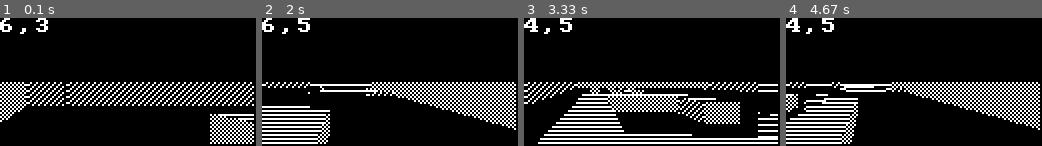
Above: before the commit, frames 1-4 (left to right).
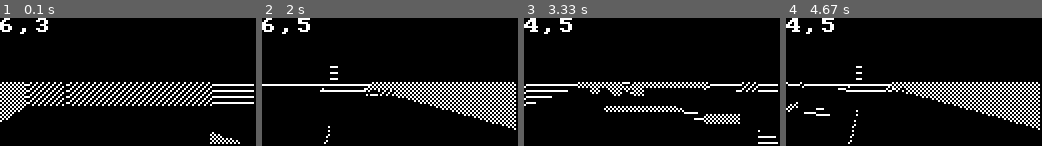
Above: after the commit, the same moments.

Repository: indigoparadox/mood
Game: pygame game, started from mood.py
Same seed, same stepped clock (60 frames per second), same inputs: the game is played once before the commit and once after it. The source is Python 2; it was converted automatically to run under Python 3.
Inputs:
- Up to frame 1 (0.1 s): no input
- Up to frame 2 (2 s): hold Right 0.33-0.8 s; hold Up 0.83-1.13 s; hold Right 1.17-1.63 s; hold Left from 1.67 s (still down)
- Up to frame 3 (3.33 s): release Left at 2.2 s; hold Left 2.23-2.63 s; hold Up 2.67-3.03 s; hold Right from 3.07 s (still down)
- Up to frame 4 (4.67 s): release Right at 3.7 s; hold Left 3.73-4.2 s; hold Right from 4.23 s (still down)

The runs differ from the first frame. In frame 1, 3.1% of the frame differs, in the area x 82-100%, y 50-99%; in frame 2, 4.8%; in frame 3, 12%, in the area x 0-100%, y 50-99%; in frame 4, 5.4%.

Commit message:
Added tileset.

Diff:
--- a/gridmap.py
+++ b/gridmap.py
@@ -26,13 +26,14 @@
 
 class GridRay( object ):
 
-   def __init__( self, x, pos, facing, plane, screen_sz ):
+   def __init__( self, gmap, x, pos, facing, plane, screen_sz ):
       # x-coordinate in camera space
       cam_x = 2.0 * x / float( screen_sz[Y] ) - 1
       self.dir = (float( facing[X] ) + float( plane[X] ) * float( cam_x ),
          float( facing[Y] ) + float( plane[Y] ) * float( cam_x ))
 
-      self.last_tile = 0
+      self.gmap = gmap
+      self.last_tile = gmap.tiles[0]
       self._last_wall_height = 0
 
       # which box of the map we're in
@@ -64,7 +65,7 @@
 
       self.step = (step_x, step_y)
 
-   def cast( self, gmap, pos, screen_sz, zbuffer ):
+   def cast( self, pos, screen_sz, zbuffer ):
 
       # Move the ray one step forward.
       side = GridWall.SIDE_NS
@@ -76,22 +77,27 @@
          self.map_y += self.step[Y]
          side = GridWall.SIDE_EW
 
+      tile = self.gmap.tile( self.map_x, self.map_y )
+
       # Check if ray has hit a wall.
-      if gmap.tile( self.map_x, self.map_y ) == self.last_tile:
-         # Nope!
+      try:
+         if tile['id'] == self.last_tile['id']:
+            # Nope!
+            return None
+      except TypeError:
          return None
 
-      wall = GridWall( side, gmap.grid[self.map_x][self.map_y] )
+      wall = GridWall( side, tile )
 
-      if 0 < self.last_tile and 0 == gmap.tile( self.map_x, self.map_y ):
+      if not tile['pass'] and 0 == tile['id']:
          # This must be a back wall, since we're going to 0.
          wall.face = GridWall.FACE_BACK
          wall.height = self._last_wall_height
       else:
-         wall.height = 1.0 / float( gmap.tile( self.map_x, self.map_y ) )
+         wall.height = tile['height']
          self._last_wall_height = wall.height
 
-      self.last_tile = gmap.tile( self.map_x, self.map_y )
+      self.last_tile = tile
 
       # Calculate distance projected on camera direction
       # (Euclidean distance will give fisheye effect!)
@@ -126,19 +132,20 @@
 
 class GridMap( object ):
 
-   def __init__( self, grid ):
+   def __init__( self, grid, tiles ):
       self.grid = grid
+      self.tiles = tiles
 
    def tile( self, x, y ):
-      out = 0
+      out = self.tiles[0]
       try:
-         out = self.grid[x][y]
+         out = self.tiles[self.grid[x][y]]
       except IndexError:
          pass
       return out
 
    def collides( self, pos ):
-      if self.tile( pos[X], pos[Y] ) == 0:
+      if self.tile( pos[X], pos[Y] )['pass']:
          return False
       else:
          return True
--- a/maps.py
+++ b/maps.py
@@ -1,3 +1,12 @@
+
+DefaultMapTiles = [
+   {'id': 0, 'height': 0.0, 'chip': 0, 'pass': True,  'color': (  0, 0, 0)},
+   {'id': 1, 'height': 1.0, 'chip': 1, 'pass': False, 'color': (255, 0, 0)},
+   {'id': 2, 'height': 0.2, 'chip': 2, 'pass': False, 'color': (0, 255, 0)},
+   {'id': 3, 'height': 1.0, 'chip': 3, 'pass': False, 'color': (0, 0, 255)},
+   {'id': 4, 'height': 0.3, 'chip': 4, 'pass': False, 'color': (255, 0, 255)},
+   {'id': 5, 'height': 3.0, 'chip': 5, 'pass': False, 'color': (0, 255, 255)}
+]
 
 DefaultMap = [
    [1,1,1,1,1,1,1,1,1,1,1,1,1,1,1,1,1,1,1,1,1,1,1,1],
--- a/mood.py
+++ b/mood.py
@@ -5,7 +5,7 @@
 import math
 from gridmap import GridMap, GridRay, GridWall
 from microgfx import Gfx, Input
-from maps import DefaultMap
+from maps import DefaultMap, DefaultMapTiles
 from mob import Mob
 
 #from guppy import hpy
@@ -103,7 +103,7 @@
          for x in range( 0, SCREEN_W - 1 ):
             ray = None
             try:
-               ray = GridRay( x, gfx.pos, gfx.facing, gfx.plane,
+               ray = GridRay( self.gmap, x, gfx.pos, gfx.facing, gfx.plane,
                   (SCREEN_W, SCREEN_H) )
             except( ZeroDivisionError ):
                continue
@@ -114,7 +114,7 @@
             (ray.map_x < 23 and ray.map_y < 23 and \
             ray.map_x > 0 and ray.map_y > 0):
                wall = \
-                  ray.cast( self.gmap, gfx.pos, (SCREEN_W, SCREEN_H), zbuffer )
+                  ray.cast( gfx.pos, (SCREEN_W, SCREEN_H), zbuffer )
                if None == wall:
                   continue
                walls.append( wall )
@@ -151,6 +151,6 @@
          gfx.wait( 10 )
 
 gfx = Gfx( (SCREEN_W, SCREEN_H), ZOOM )
-main = MainLoop( gfx, Input(), GridMap( DefaultMap ) )
+main = MainLoop( gfx, Input(), GridMap( DefaultMap, DefaultMapTiles ) )
 
 main.run()
